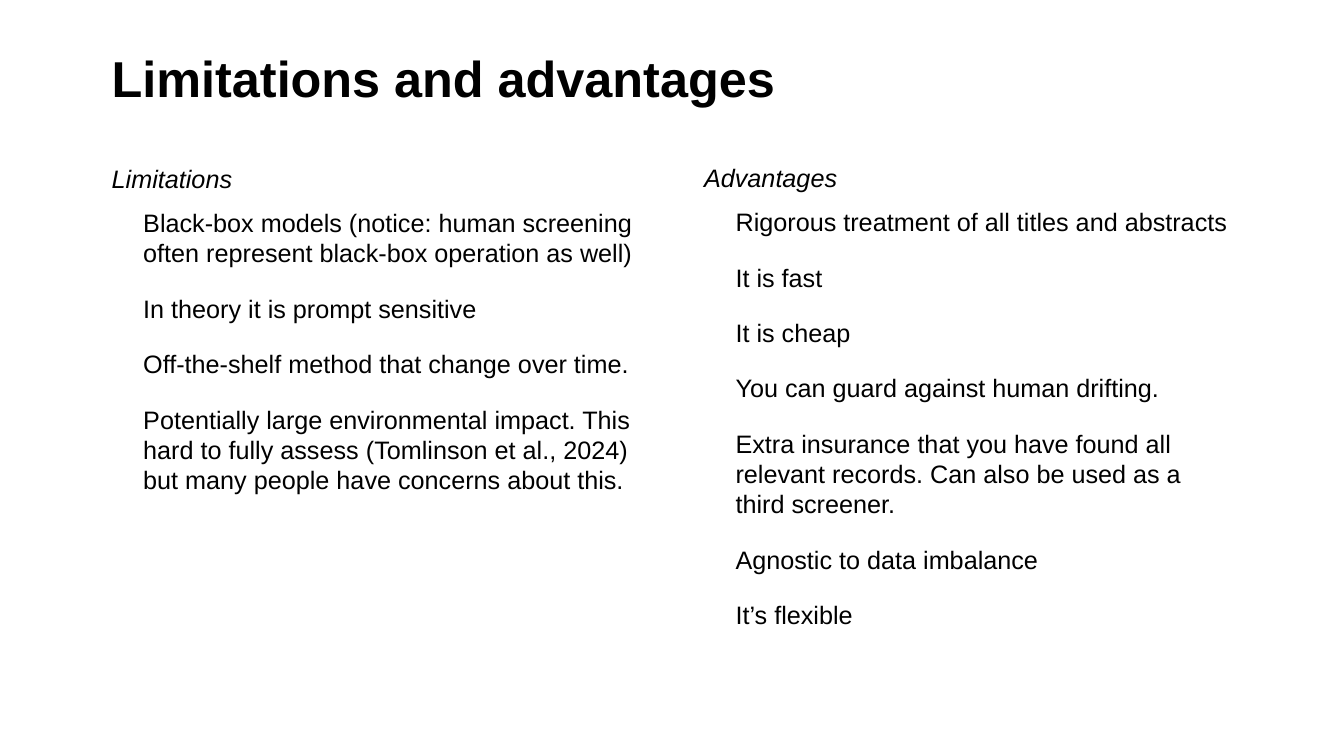
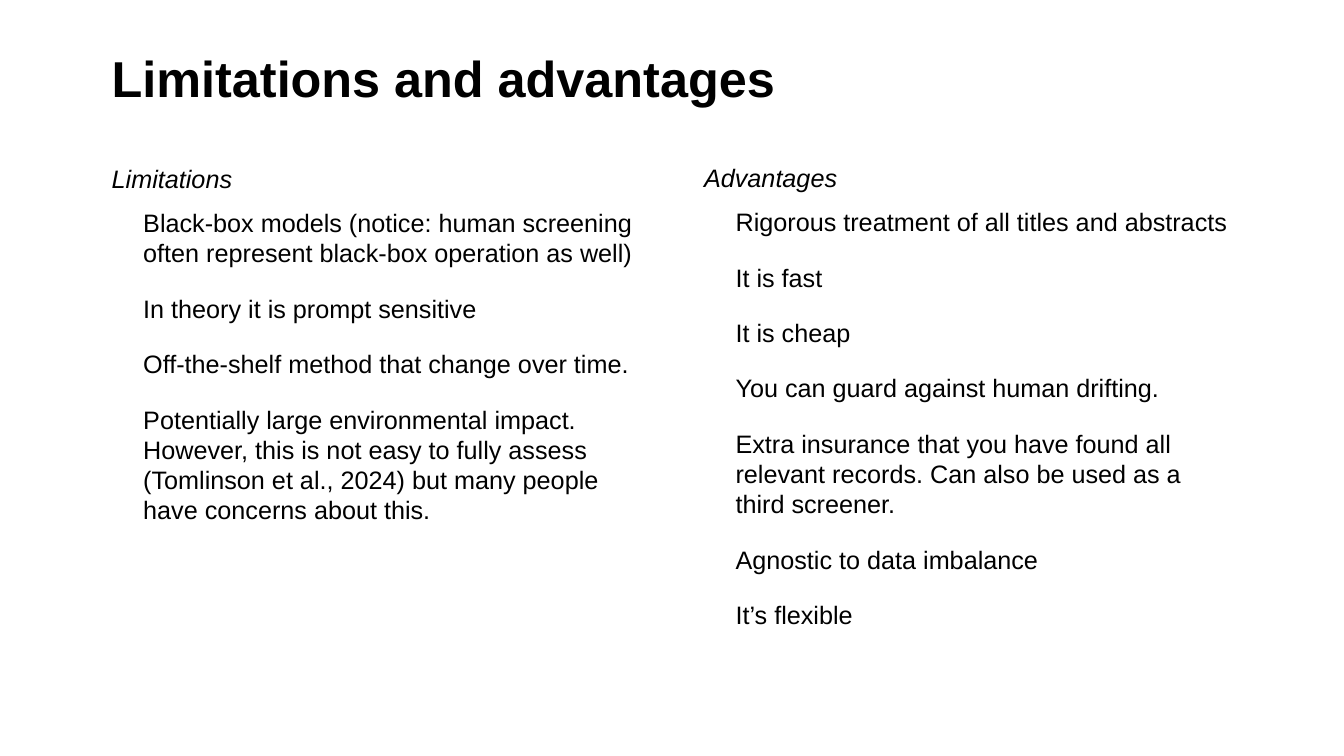
Before and after one commit to MikkelVembye/SRMA-SIG-presentation, a slide deck: slide 11 of SRMA SIG presentation 2024 .potx.pptx (slide 12 before the commit). Drawn at 1344x756 pixels with LibreOffice and Linux fonts; fonts in the diff are those of the drawing; background and template pictures are left out. Boxes give left, top, right and bottom in pixels: in the first picture for what was removed or moved away, otherwise in the second. Text is boxed around its words. In the diff, an @@ line names an element or a change of style, - is before the commit and + after.

```diff
--- a/SRMA SIG presentation 2024 .potx.pptx
+++ b/SRMA SIG presentation 2024 .potx.pptx
@@ text at <box>143,410,599,520</box>: text changed @@
-• Potentially large environmental impact. This hard to fully assess (Tomlinson et al., 2024) but many people have concerns about this.
+• Potentially large environmental impact. However, this is not easy to fully assess (Tomlinson et al., 2024) but many people have concerns about this.
```
Also in this commit, not shown: 1 other slide changed, 1 slide removed, 9 other files.
